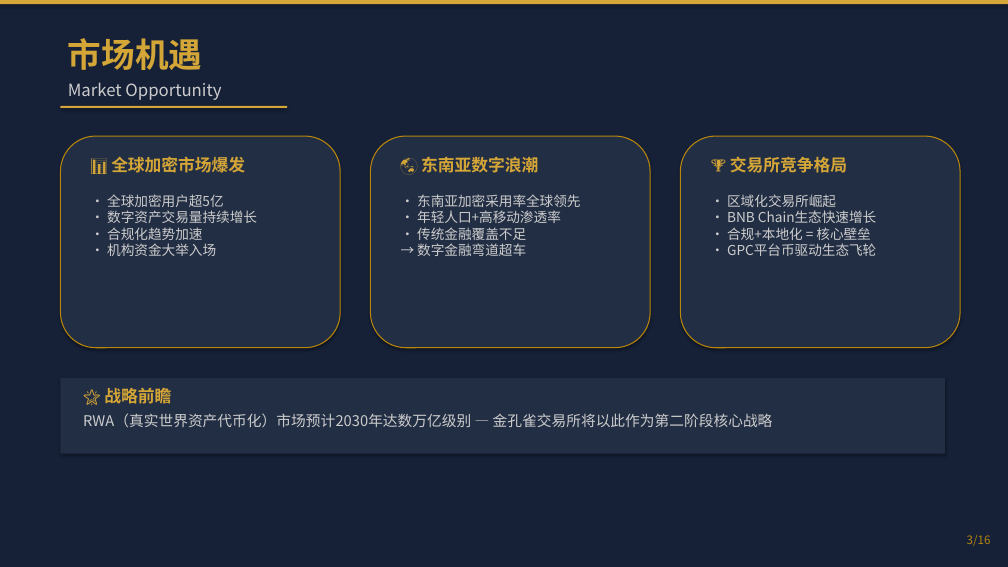
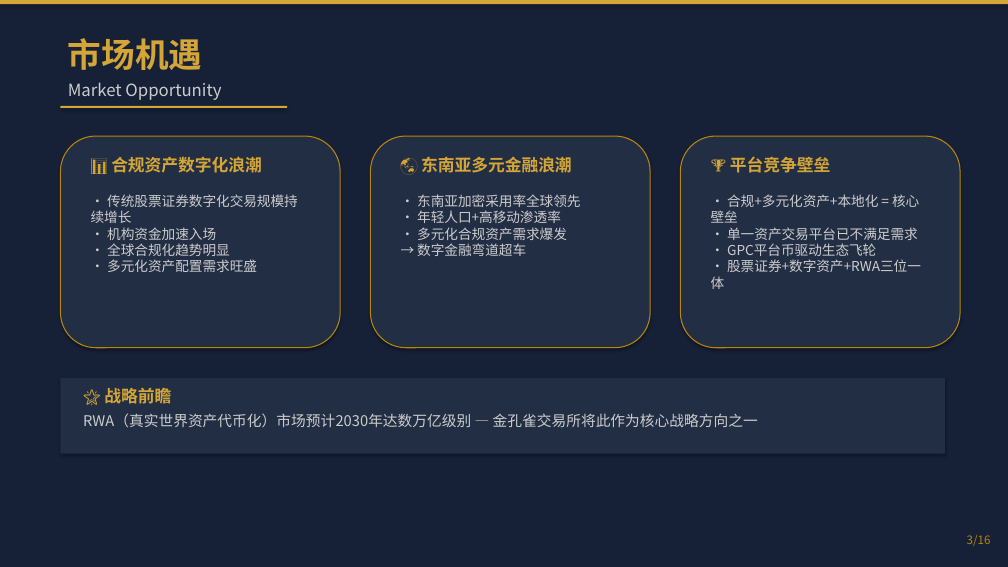
Before and after one commit to 7-Benson/golden-peacock-exchange, a slide deck: slide 3 of projects/金孔雀交易所PPT/金孔雀交易所_Golden_Peacock_Exchange.pptx. Drawn at 1008x567 pixels with LibreOffice and Linux fonts; fonts in the diff are those of the drawing. Boxes give left, top, right and bottom in pixels: in the first picture for what was removed or moved away, otherwise in the second. Text is boxed around its words. In the diff, an @@ line names an element or a change of style, - is before the commit and + after.

Commit message:
feat: 金孔雀交易所PPT v1.1 定位调整为综合性合规资产交易平台
- 定位从数字资产交易平台 → 多种合规复合型资产的综合性交易平台
- GPC总量从100亿调整为10亿
- 新增股票证券资产交易模块
- 创世节点及合伙人锁仓调整为36个月
- 交易所手续费月结
- 全部页面更新平台定位描述

```diff
--- a/projects/金孔雀交易所PPT/金孔雀交易所_Golden_Peacock_Exchange.pptx
+++ b/projects/金孔雀交易所PPT/金孔雀交易所_Golden_Peacock_Exchange.pptx
@@ text at box(111, 156, 262, 173): text changed @@
-📊 全球加密市场爆发
+📊 合规资产数字化浪潮
@@ text at box(421, 156, 572, 173): text changed @@
-🌏 东南亚数字浪潮
+🌏 东南亚多元金融浪潮
@@ text at box(730, 156, 830, 173): text changed @@
-🏆 交易所竞争格局
+🏆 平台竞争壁垒
@@ text at box(91, 194, 298, 272): text changed @@
-• 全球加密用户超5亿
-• 数字资产交易量持续增长
-• 合规化趋势加速
-• 机构资金大举入场
+• 传统股票证券数字化交易规模持续增长
+• 机构资金加速入场
+• 全球合规化趋势明显
+• 多元化资产配置需求旺盛
@@ text at box(417, 194, 580, 256): text changed @@
-• 东南亚加密采用率全球领先
-• 年轻人口+高移动渗透率
-• 传统金融覆盖不足
-→ 数字金融弯道超车
+• 东南亚加密采用率全球领先
+• 年轻人口+高移动渗透率
+• 多元化合规资产需求爆发
+→ 数字金融弯道超车
@@ text at box(711, 194, 921, 272): text changed @@
-• 区域化交易所崛起
-• BNB Chain生态快速增长
-• 合规+本地化 = 核心壁垒
-• GPC平台币驱动生态飞轮
+• 合规+多元化资产+本地化 = 核心壁垒
+• 单一资产交易平台已不满足需求
+• GPC平台币驱动生态飞轮
+• 股票证券+数字资产+RWA三位一体
@@ text at box(83, 413, 758, 427): text changed @@
-RWA（真实世界资产代币化）市场预计2030年达数万亿级别 — 金孔雀交易所将以此作为第二阶段核心战略
+RWA（真实世界资产代币化）市场预计2030年达数万亿级别 — 金孔雀交易所将此作为核心战略方向之一
```
Also in this commit, not shown: 13 other slides changed, 1 slide added, 1 slide removed, 2 other files.
